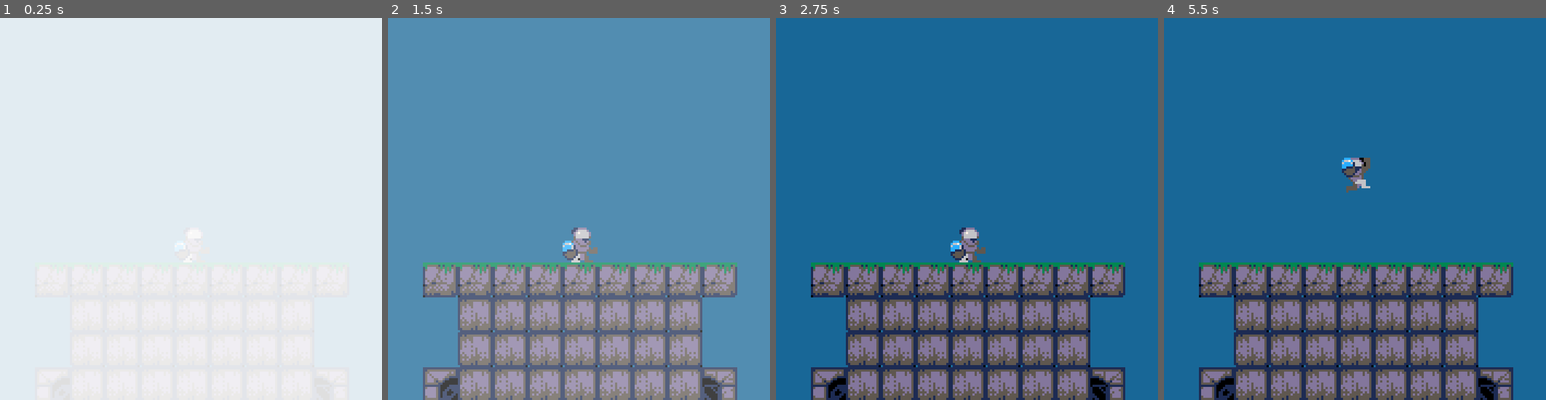
Above: before the commit, frames 1-4 (left to right).
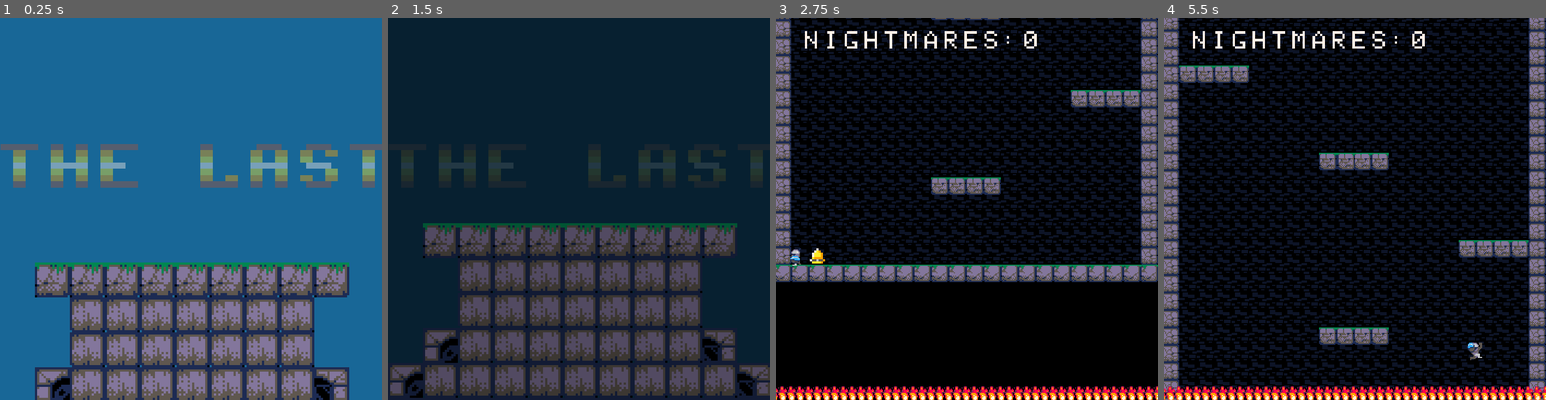
Above: after the commit, the same moments.

Repository: toadkarter/ToyBoxJam2023
Game: Godot game, scene res://Scenes/Game/Main/main.tscn
The game is run twice, just before and just after one commit, with the same random seed, the same clock (stepped at 60 frames per second) and the same inputs. Before the commit the project starts from res://Scenes/Game/Outro/outro.tscn.
Inputs:
- Up to frame 1 (0.25 s): no input
- Up to frame 2 (1.5 s): hold Right (move_right) from 0.53 s (still down); tap Space (jump) at 0.77 s
- Up to frame 3 (2.75 s): tap Space (jump) at 1.52 s; release Right (move_right) at 2.03 s; hold Left (move_left) from 2.03 s (still down)
- Up to frame 4 (5.5 s): release Left (move_left) at 2.78 s; hold Right (move_right) 2.78-4.28 s; tap Space (jump) at 3.02, 3.77, 4.52 s; hold Left (move_left) 4.28-5.03 s; hold Right (move_right) from 5.03 s (still down)

The runs differ from the first frame. In frame 1, 100% of the frame differs, in the area x 0-100%, y 0-100%; in frame 2, 100%; in frame 3, 98%; in frame 4, 100%.

Commit message:
Core loop with outro to main has been finished

Diff:
--- a/Scenes/Game/Main/main.gd
+++ b/Scenes/Game/Main/main.gd
@@ -7,12 +7,18 @@
 @export_group("Scene References")
 @export var level_scene: PackedScene
 @export var intro_scene: PackedScene
+@export var outro_scene: PackedScene
 
 var intro: Node2D
 var level: Node2D
+var outro: Node2D
 
 
 func _ready() -> void:
+	_play_intro()
+
+
+func _play_intro() -> void:
 	if !skip_intro:
 		intro = intro_scene.instantiate()
 		add_child(intro)
@@ -30,4 +36,18 @@
 
 
 func _on_level_finished() -> void:
-	print("Level is finished")
+	var deaths_to_set = level.total_deaths
+	if level != null:
+		level.queue_free()
+
+	outro = outro_scene.instantiate()
+	outro.set_death_count(deaths_to_set)
+	add_child(outro)
+
+	outro.connect("on_outro_finished", _on_outro_finished)
+
+
+func _on_outro_finished() -> void:
+	if outro != null:
+		outro.queue_free()
+	_play_intro()
--- a/Scenes/Game/Main/main.tscn
+++ b/Scenes/Game/Main/main.tscn
@@ -1,11 +1,12 @@
-[gd_scene load_steps=4 format=3 uid="uid://brxorhpm1bdi0"]
+[gd_scene load_steps=5 format=3 uid="uid://brxorhpm1bdi0"]
 
 [ext_resource type="Script" path="res://Scenes/Game/Main/main.gd" id="1_uc3ia"]
 [ext_resource type="PackedScene" uid="uid://dpb656nt13lxy" path="res://Scenes/level.tscn" id="2_fg751"]
 [ext_resource type="PackedScene" uid="uid://dbiyjbads78pw" path="res://Scenes/Game/Intro/Intro.tscn" id="3_rvtb3"]
+[ext_resource type="PackedScene" uid="uid://bwqjjjf0g4hl0" path="res://Scenes/Game/Outro/outro.tscn" id="4_wwh2o"]
 
 [node name="Main" type="Node2D"]
 script = ExtResource("1_uc3ia")
-skip_intro = true
 level_scene = ExtResource("2_fg751")
 intro_scene = ExtResource("3_rvtb3")
+outro_scene = ExtResource("4_wwh2o")
--- a/Scenes/Game/Outro/outro.gd
+++ b/Scenes/Game/Outro/outro.gd
@@ -1,7 +1,6 @@
 extends Node2D
 
 signal on_outro_finished
-
 
 @export var seconds_before_player_animation = 4.0
 @export var seconds_before_score = 2.0
--- a/project.godot
+++ b/project.godot
@@ -11,7 +11,7 @@
 [application]
 
 config/name="ToyBoxJam2023"
-run/main_scene="res://Scenes/Game/Outro/outro.tscn"
+run/main_scene="res://Scenes/Game/Main/main.tscn"
 config/features=PackedStringArray("4.1", "GL Compatibility")
 config/icon="res://icon.svg"
 
